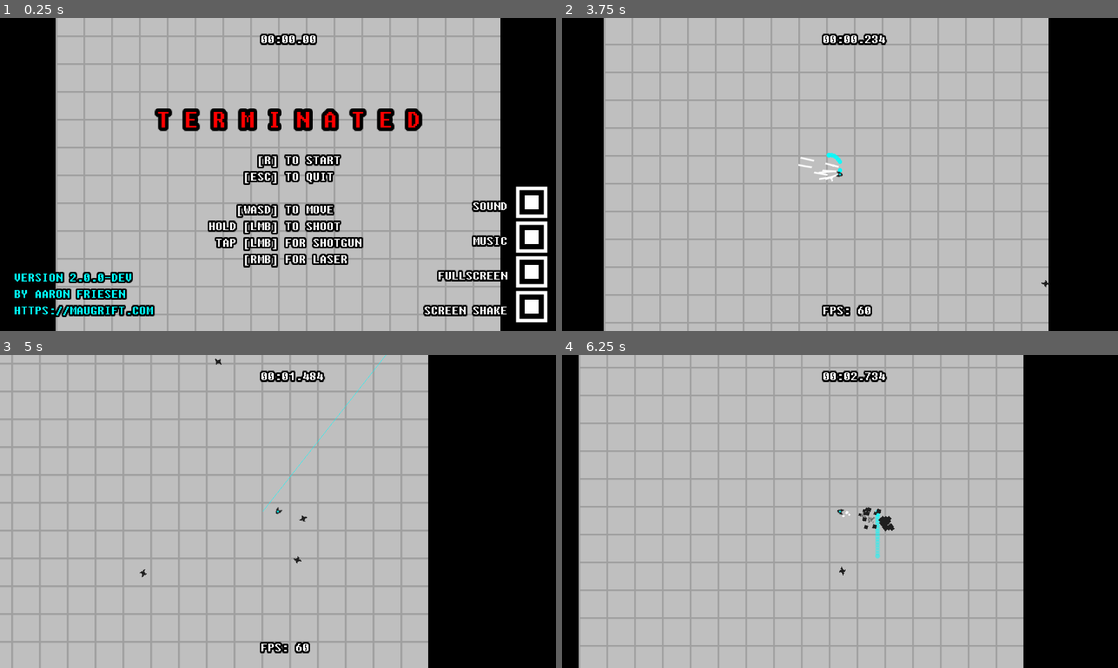
Above: before the commit, frames 1-4 (two rows, left to right).
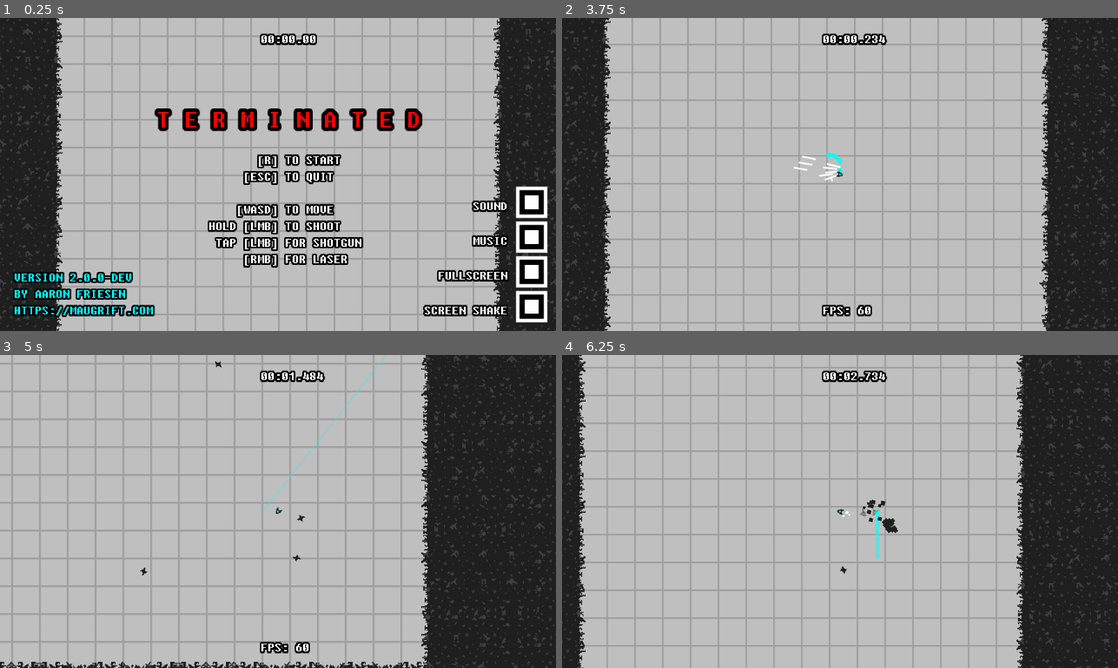
Above: after the commit, the same moments.

Repository: friedev/terminated
Game: Godot game, scene res://scenes/Main.tscn
Same seed, same stepped clock (60 frames per second), same inputs: the game is played once before the commit and once after it. Sound files missing from this copy of the repository are replaced by a short silence.
Inputs (mouse positions are in pixels of both pictures, inside the frame that each line leads up to):
- Up to frame 1 (0.25 s): no input
- Up to frame 2 (3.75 s): click (1095, 305) at 0.5 s; click (1095, 202) at 1.25 s; click (1095, 237) at 2 s; tap Enter at 2.75 s; move the mouse to (962, 158) at 2.77 s; hold Right (right) 2.78-3.53 s; hold F (fps) 2.78-3.53 s; tap R (restart) at 3.5 s; move the mouse to (728, 190) at 3.52 s; hold Down (down) from 3.53 s (still down); click (728, 190) at 3.6 s
- Up to frame 3 (5 s): move the mouse to (333, 442) at 4.27 s; release Down (down) at 4.28 s; hold Right (right) from 4.28 s (still down); hold Right mouse button (shoot2) from 4.28 s (still down)
- Up to frame 4 (6.25 s): move the mouse to (812, 574) at 5.02 s; release Right (right) at 5.03 s; release Right mouse button (shoot2) at 5.03 s; hold Up (up) 5.03-5.78 s; tap F (fps) at 5.1 s; move the mouse to (1006, 558) at 5.77 s; press the mouse at (1006, 558) at 5.78 s; hold Left (left) from 5.78 s (still down)

The runs differ from the first frame. In frame 1, 18% of the frame differs, in the area x 0-100%, y 0-100%; in frame 2, 21%; in frame 3, 24%; in frame 4, 21%.

Commit message:
Add walls

Diff:
--- a/scenes/Bullet.tscn
+++ b/scenes/Bullet.tscn
@@ -8,8 +8,8 @@
 
 [node name="Bullet" type="KinematicBody2D"]
 z_index = -1
-collision_layer = 12
-collision_mask = 12
+collision_layer = 28
+collision_mask = 28
 script = ExtResource( 2 )
 
 [node name="CollisionShape2D" type="CollisionShape2D" parent="."]
--- a/scenes/Main.tscn
+++ b/scenes/Main.tscn
@@ -1,15 +1,19 @@
-[gd_scene load_steps=15 format=2]
+[gd_scene load_steps=16 format=2]
 
 [ext_resource path="res://ui/themes/theme_hud_title.tres" type="Theme" id=1]
 [ext_resource path="res://audio/music/terminated_loop.mp3" type="AudioStream" id=2]
 [ext_resource path="res://scenes/Player.tscn" type="PackedScene" id=3]
 [ext_resource path="res://scripts/Main.gd" type="Script" id=4]
 [ext_resource path="res://sprites/tile.png" type="Texture" id=5]
+[ext_resource path="res://sprites/wall_extra.png" type="Texture" id=6]
 [ext_resource path="res://ui/themes/theme_hud.tres" type="Theme" id=7]
 [ext_resource path="res://sprites/check.png" type="Texture" id=8]
 [ext_resource path="res://ui/styles/stylebox_button_pressed.tres" type="StyleBox" id=9]
 [ext_resource path="res://ui/styles/stylebox_button_hover.tres" type="StyleBox" id=10]
 [ext_resource path="res://ui/styles/stylebox_button.tres" type="StyleBox" id=11]
+
+[sub_resource type="ConvexPolygonShape2D" id=5]
+points = PoolVector2Array( 40, 40, 8, 40, 8, 8, 40, 8 )
 
 [sub_resource type="TileSet" id=1]
 0/name = "tile.png 0"
@@ -25,25 +29,45 @@
 0/shape_one_way = false
 0/shape_one_way_margin = 0.0
 0/shapes = [  ]
-0/z_index = 0
+0/z_index = -1
+1/name = "wall_extra.png 1"
+1/texture = ExtResource( 6 )
+1/tex_offset = Vector2( 0, 0 )
+1/modulate = Color( 1, 1, 1, 1 )
+1/region = Rect2( 0, 0, 48, 48 )
+1/tile_mode = 0
+1/occluder_offset = Vector2( 0, 0 )
+1/navigation_offset = Vector2( 0, 0 )
+1/shape_offset = Vector2( 0, 0 )
+1/shape_transform = Transform2D( 1, 0, 0, 1, 0, 0 )
+1/shape = SubResource( 5 )
+1/shape_one_way = false
+1/shape_one_way_margin = 1.0
+1/shapes = [ {
+"autotile_coord": Vector2( 0, 0 ),
+"one_way": false,
+"one_way_margin": 1.0,
+"shape": SubResource( 5 ),
+"shape_transform": Transform2D( 1, 0, 0, 1, 0, 0 )
+} ]
+1/z_index = 1
 
 [sub_resource type="ImageTexture" id=2]
 
 [sub_resource type="ImageTexture" id=3]
-
-[sub_resource type="RectangleShape2D" id=4]
-extents = Vector2( 256, 256 )
 
 [node name="Main" type="Node2D"]
 script = ExtResource( 4 )
 
 [node name="TileMap" type="TileMap" parent="."]
 light_mask = 3
-z_index = -1
 tile_set = SubResource( 1 )
 cell_size = Vector2( 32, 32 )
 cell_custom_transform = Transform2D( 0, 0, 0, 0, 0, 0 )
-occluder_light_mask = 3
+centered_textures = true
+collision_layer = 17
+collision_mask = 17
+occluder_light_mask = 0
 format = 1
 
 [node name="Player" parent="." instance=ExtResource( 3 )]
@@ -315,12 +339,6 @@
 stream = ExtResource( 2 )
 bus = "Music"
 
-[node name="Area2D" type="Area2D" parent="."]
-
-[node name="CollisionShape2D" type="CollisionShape2D" parent="Area2D"]
-position = Vector2( 0, -0.8909 )
-shape = SubResource( 4 )
-
 [node name="SpawnTimer" type="Timer" parent="."]
 wait_time = 4.0
 one_shot = true
@@ -329,5 +347,4 @@
 [connection signal="toggled" from="MenuLayer/Control/MusicCheckBox" to="." method="_on_MusicCheckBox_toggled"]
 [connection signal="toggled" from="MenuLayer/Control/FullscreenCheckBox" to="." method="_on_FullscreenCheckBox_toggled"]
 [connection signal="toggled" from="MenuLayer/Control/ScreenShakeCheckbox" to="." method="_on_ScreenShakeCheckbox_toggled"]
-[connection signal="body_exited" from="Area2D" to="." method="_on_Area2D_body_exited"]
 [connection signal="timeout" from="SpawnTimer" to="." method="_on_Timer_timeout"]
--- a/scenes/StrongEnemy.tscn
+++ b/scenes/StrongEnemy.tscn
@@ -59,6 +59,7 @@
 [node name="Sprite" type="AnimatedSprite" parent="."]
 rotation = 1.5708
 frames = SubResource( 7 )
+frame = 2
 playing = true
 
 [node name="HurtSound" type="AudioStreamPlayer2D" parent="."]
--- a/scripts/Main.gd
+++ b/scripts/Main.gd
@@ -75,8 +75,16 @@
 	#seed(123)
 	#seed("CorrectHorseBatteryStaple".hash())
 
-	var x_range = arena_radius / $TileMap.cell_size.x
-	var y_range = arena_radius / $TileMap.cell_size.y
+	var x_range = arena_radius * 2 / $TileMap.cell_size.x
+	var y_range = arena_radius * 2 / $TileMap.cell_size.y
+	for x in range(-x_range, x_range):
+		for y in range(-y_range, y_range):
+			var flip_x := randi() % 2 == 0
+			var flip_y := randi() % 2 == 0
+			$TileMap.set_cell(x, y, 1, flip_x, flip_y)
+
+	x_range = arena_radius / $TileMap.cell_size.x
+	y_range = arena_radius / $TileMap.cell_size.y
 	for x in range(-x_range, x_range):
 		for y in range(-y_range, y_range):
 			$TileMap.set_cell(x, y, 0)
@@ -180,12 +188,6 @@
 		flock_center /= len(flock)
 
 
-# If the player leaves the arena, they die
-func _on_Area2D_body_exited(body):
-	if body == $Player:
-		$Player.die()
-
-
 func _input(event):
 	if event.is_action_pressed("quit"):
 		if $Player.alive:
@@ -221,17 +223,16 @@
 		kills += 1
 
 	# Place debris, regardless of cause of death
-	if $Area2D.overlaps_body(enemy):
-		var instance: Sprite
-		if enemy.bomb or enemy.max_health > 1:
-			instance = debris_large.instance()
-		else:
-			instance = debris_small.instance()
-
-		instance.position = enemy.position
-		instance.rotation = randf() * (2 * PI)
-		instance.add_to_group("Debris")
-		add_child(instance)
+	var instance: Sprite
+	if enemy.bomb or enemy.max_health > 1:
+		instance = debris_large.instance()
+	else:
+		instance = debris_small.instance()
+
+	instance.position = enemy.position
+	instance.rotation = randf() * (2 * PI)
+	instance.add_to_group("Debris")
+	add_child(instance)
 
 
 func _draw():
--- a/scripts/Player.gd
+++ b/scripts/Player.gd
@@ -274,7 +274,9 @@
 	while $RayCast2D.is_colliding():
 		collision_point = $RayCast2D.get_collision_point()
 		var object_hit = $RayCast2D.get_collider()
-		if "Enemy" in object_hit.name:
+		if object_hit is TileMap:
+			break
+		if object_hit.is_in_group("enemies"):
 			object_hit.damage(damage, (object_hit.position - self.position).normalized() * knockback, stun)
 			if object_hit.health > 0:
 				break
Binary file added: sprites/wall.png
Not shown, added: sprites/wall.png.import
Binary file added: sprites/wall_extra.png
Not shown, added: sprites/wall_extra.png.import
